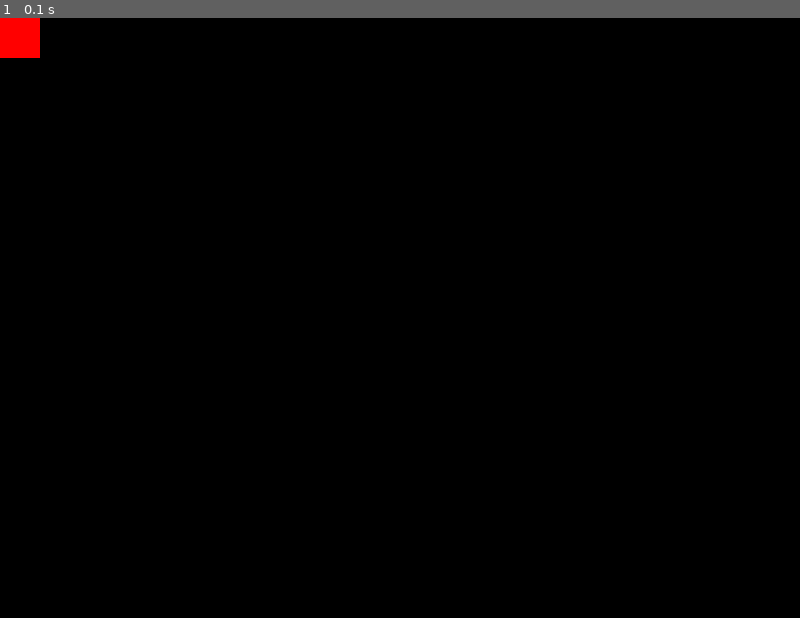
Above: before the commit, frame 1.
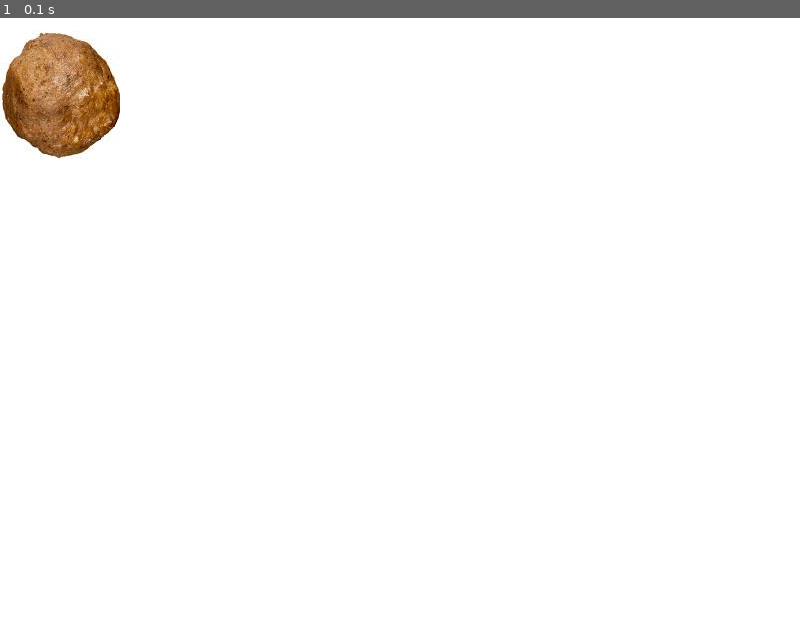
Above: after the commit, the same moment.

Repository: mchy8/Pygame
Game: pygame game, started from Pygame_Mackenzie.py
Two runs of this game, one before a commit and one after it. Both use one fixed random seed, a clock stepped at 60 frames per second and the inputs below.
Inputs:
- Up to frame 1 (0.1 s): no input

The runs differ from the first frame. In frame 1, 100% of the frame differs, in the area x 0-100%, y 0-100%.

Commit message:
2nd commit

Diff:
--- a/Pygame_Mackenzie.py
+++ b/Pygame_Mackenzie.py
@@ -1,4 +1,6 @@
 #required
+from pygame import *
+from pygame.sprite import *
 import pygame
 pygame.init();
 
@@ -14,20 +16,38 @@
 y_delta = 0
 clock = pygame.time.Clock()
 
-
 #create a surface
 gameDisplay = pygame.display.set_mode((800,600)) #initialize with a tuple
 
 #lets add a title, aka "caption"
-pygame.display.set_caption("CLoudy with a Chance of Meatballs")
+pygame.display.set_caption("Cloudy with a Chance of Meatballs")
 
 #pygame.display.flip() 		#similar to a flip book, updates entire surface
 pygame.display.update()		#only updates portion specified
 
+class Meatball(Sprite):
+	def __init__(self):
+		Sprite.__init__(self)
+		self.image = image.load("meatball.bmp").convert()
+		self.rect = self.image.get_rect()
+
+
+	def move(self):
+		randX= randint(0, 300)
+		randY = randint(450, 0)
+		self.rect.center = (randX, randY)
+
+init()
+
+meatballs = Meatball()
+sprites = RenderPlain(meatballs)
+# def hit(self,target):
+# 	return self.rect.colliderect(target)
+#this is when it collides
 
 gameExit = False
 while not gameExit:
-	gameDisplay.fill(black)
+	gameDisplay.fill(white)
 
 	for event in pygame.event.get():
 		if event.type == pygame.QUIT:
@@ -44,22 +64,31 @@
 			y_delta -= 10
 		if event.key == pygame.K_DOWN:
 			y_delta += 10
+		# if event.key == pygame.K_LCTRL:
+
 
 	x_pos +=x_delta
 	y_pos +=y_delta
-	gameDisplay.fill(red, rect=[x_pos,y_pos, 40,40])
-	pygame.display.update()
-	clock.tick(30)
+	# gameDisplay.fill(black)
+	# pygame.display.update()
+	# clock.tick(30)
 
+	sprites.update()
+	sprites.draw(gameDisplay)
+	display.update()
+#render is for words
+# class meatballs(pygame.sprite.Sprite):
+# 	def _init_(self, x, y)
 
-gameDisplay.fill(white)
-pygame.display.update()
+# gameDisplay.fill(black)
+# pygame.display.update()
 
-# gameExit = False
-# while not gameExit:
-# 	for event in pygame.event.get():
-# 		if event.type == pygame.QUIT:
-# 			gameExit = True
+#sounds
+# elif e.type == MOUSEBOTTONDOWN:
+# 	if shovel.hit(gold):
+# 		mixer.sound("yada").play()
+# 		gold.move()
+# 		hits += 1
 
 
 #required
Binary file added: meatball.bmp
Binary file added: meatball.jpg
Not shown, added: new_folder/Lecture19.pptx
